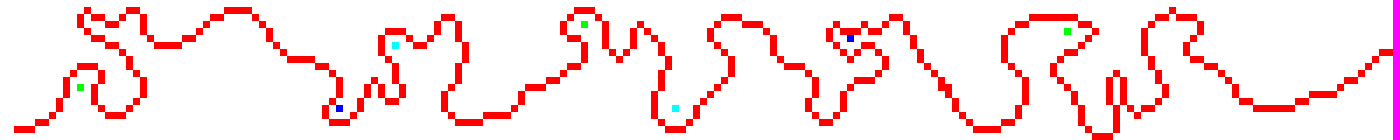
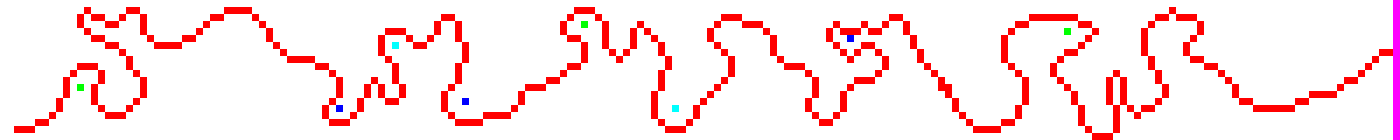
Layered file, before and after one edit (1400 x 140). Changes by layer:
painted on "Arrière-plan" over (x1=462, y1=98, x2=469, y2=105)
